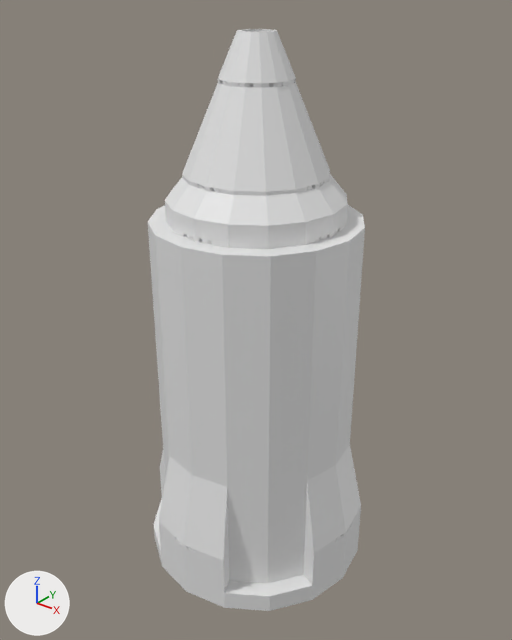
The FBX model Assets/05_Models/Props/LegoSharpener.fbx, before and after one commit.
Both versions are drawn from a 50 mm camera at (13.8, -6.7, 4.37) aimed at (9.05, -0.77, 0.69). The lights are fixed; the arrows at lower left show +X, +Y and +Z. Where no turn or scale is listed for an object, it has been applied to the vertices.

Before the edit, the objects in view are built like this:
```python
ob_bottomcircle_14x14 = bpy.data.objects.new('BottomCircle_14x14', me_cube_632)
ob_bottomcircle_14x14.location = (9.07, -0.78, -2.78)
ob_cylinderquarter_6x6 = bpy.data.objects.new('CylinderQuarter_6x6', me_cube_272)
ob_cylinderquarter_6x6.location = (9.07, -0.78, 1.38)
ob_cylinderquarter_6x6_003 = bpy.data.objects.new('CylinderQuarter_6x6.003', me_cube_201)
ob_cylinderquarter_6x6_003.location = (9.07, -0.78, 1.38)
ob_cylinderquarter_7x7 = bpy.data.objects.new('CylinderQuarter_7x7', me_cube_321)
ob_cylinderquarter_7x7.location = (9.07, -0.78, 0.9)
ob_cylinderquarter_7x7_001 = bpy.data.objects.new('CylinderQuarter_7x7.001', me_cube_120)
ob_cylinderquarter_7x7_001.location = (9.07, -0.78, 0.9)
ob_cylinderquarter_7x7_003 = bpy.data.objects.new('CylinderQuarter_7x7.003', me_cube_130)
ob_cylinderquarter_7x7_003.location = (9.07, -0.78, 0.9)
ob_cylinderthird_7x7 = bpy.data.objects.new('CylinderThird_7x7', me_cube_616)
ob_cylinderthird_7x7.location = (9.07, -0.78, -2.29)
ob_trigonalquarter_7x7_002 = bpy.data.objects.new('TrigonalQuarter_7x7.002', me_cube_196)
ob_trigonalquarter_7x7_002.location = (9.07, -0.78, -1.81)
ob_trigonalquarter_7x7_003 = bpy.data.objects.new('TrigonalQuarter_7x7.003', me_cube_197)
ob_trigonalquarter_7x7_003.location = (9.07, -0.78, -1.81)
# also in view: 'CylinderThird_7x7.001' at (8.37, -0.92, -2.03); 'TrigonalQuarter_4x4' at (9.47, -1.18, 2.93); 'TrigonalQuarter_7x7' at (9.77, -0.08, -1.31); 'Circle_6x6' at (9.07, -0.78, -0.79); 'TrigonalQuarter_2x2.002' at (9.27, -0.98, 3.63)
```
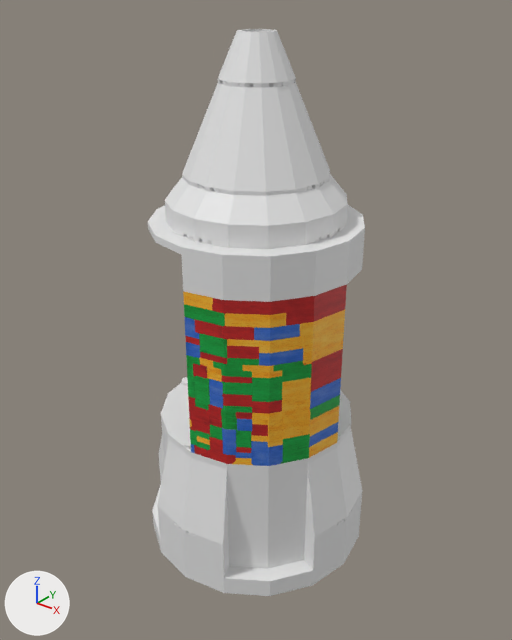
Boxes (x1, y1, x2, y2) around the edits, measured in the pictures (512 x 640 px):
'CylinderQuarter_7x7', moved: before (184, 292, 346, 484); after (183, 284, 347, 466)
'TrigonalQuarter_7x7.003', moved: before (184, 465, 346, 563); after (183, 448, 347, 547)
'BottomCircle_14x14', moved: before (153, 498, 359, 611); after (152, 485, 360, 596)
'CylinderQuarter_7x7.003', deleted: before (151, 271, 192, 469)
'TrigonalQuarter_7x7.002', moved: before (159, 435, 192, 547); after (158, 420, 191, 532)
'CylinderQuarter_7x7.001', deleted: before (336, 276, 362, 459)
'TrigonalQuarter_7x7', moved: before (336, 445, 361, 533); after (337, 429, 362, 518)
'CylinderQuarter_6x6.003', deleted: before (148, 230, 184, 299)
part 1 of me_cube_321, built on: before (184, 292, 346, 481); after (183, 284, 347, 464)
part 2 of me_cube_321, surface changed: (223, 304, 314, 466) in both
part 3 of me_cube_272, built on: before (182, 255, 347, 309); after (182, 255, 347, 302)
'Circle_6x6', unchanged, uncovered by the edit: before (162, 431, 350, 489); after (161, 377, 351, 472)

The change, as a diff of the scene's bpy script:
```diff
--- a/Assets/05_Models/Props/LegoSharpener.fbx.py
+++ b/Assets/05_Models/Props/LegoSharpener.fbx.py
@@ img_puzzle_b_jpg @@
+img_puzzle_b_jpg = load_image('Puzzle_B.jpg', '../../04_Images/Textures/Puzzle_B.jpg', 1024, 1024, 'sRGB')
@@ mat_lego @@
+mat_lego = principled_material('Lego')
+mat_lego.texture = img_puzzle_b_jpg
@@ me_cube_321 @@
 # used by ob_cylinderquarter_7x7; location = (9.07, -0.78, 0.9)
-me_cube_321.from_pydata(...)  # 88 vertices, 64 faces; spans x 0.0..1.2, y -1.2..0.0, z -1.67..0.53
+me_cube_321.from_pydata(...)  # 104 vertices, 80 faces; spans x 0.0..1.2, y -1.2..0.0, z -1.51..0.53
+# me_cube_321 part 1
+# 4 vertices are removed from x 0.0..1.2, y -1.2..0.0, z -1.67
+# 12 faces are deleted
+# 26 vertices in x 0.04..1.15, y -1.15..-0.04, z -1.67..-1.63 move by (0.0, 0.0, 0.16)
+# 12 vertices are added at x 0.0..1.2, y -1.2..0.0, z -1.51..-1.47
+# 8 new vertices lie (0.0, 0.0, 1.92) away from vertices in x 0.0..1.16, y -1.16..0.0, z -1.47
+# 28 new faces join them
+# me_cube_321 part 2: 26 kept faces spanning x 0.0..1.2, y -1.2..0.0, z -1.51..0.49 get new texture (UV) coordinates
+me_cube_321.materials.append(mat_lego)  # picture img_puzzle_b_jpg
@@ me_cube_272 @@
 # used by ob_cylinderquarter_6x6; location = (9.07, -0.78, 1.38)
-me_cube_272.from_pydata(...)  # 88 vertices, 64 faces; spans x 0.0..1.2, y -1.2..0.0, z 0.01..0.53
+me_cube_272.from_pydata(...)  # 104 vertices, 80 faces; spans x 0.0..1.2, y -1.2..0.0, z 0.09..0.53
+# me_cube_272 part 3
+# 4 vertices are removed from x 0.0..1.2, y -1.2..0.0, z 0.01
+# 12 faces are deleted
+# 26 vertices in x 0.04..1.151, y -1.151..-0.04, z 0.01..0.05 move by (0.0, 0.0, 0.08)
+# 12 vertices are added at x 0.0..1.2, y -1.2..0.0, z 0.09..0.13
+# 8 new vertices lie (0.0, 0.0, 0.32) away from vertices in x 0.0..1.16, y -1.16..0.0, z 0.13
+# 28 new faces join them
@@ ob_trigonalquarter_7x7_003 @@
 ob_trigonalquarter_7x7_003 = bpy.data.objects.new('TrigonalQuarter_7x7.003', me_cube_197)
-ob_trigonalquarter_7x7_003.location = (9.07, -0.78, -1.81)
+ob_trigonalquarter_7x7_003.location = (9.07, -0.78, -1.57)
@@ ob_bottomcircle_14x14 @@
 ob_bottomcircle_14x14 = bpy.data.objects.new('BottomCircle_14x14', me_cube_632)
-ob_bottomcircle_14x14.location = (9.07, -0.78, -2.78)
+ob_bottomcircle_14x14.location = (9.07, -0.78, -2.54)
@@ ob_trigonalquarter_7x7_002 @@
 ob_trigonalquarter_7x7_002 = bpy.data.objects.new('TrigonalQuarter_7x7.002', me_cube_196)
-ob_trigonalquarter_7x7_002.location = (9.07, -0.78, -1.81)
+ob_trigonalquarter_7x7_002.location = (9.07, -0.78, -1.57)
@@ ob_cylinderquarter_7x7_003 @@
-ob_cylinderquarter_7x7_003 = bpy.data.objects.new('CylinderQuarter_7x7.003', me_cube_130)
-ob_cylinderquarter_7x7_003.location = (9.07, -0.78, 0.9)
@@ ob_trigonalquarter_7x7 @@
 ob_trigonalquarter_7x7 = bpy.data.objects.new('TrigonalQuarter_7x7', me_cube_625)
-ob_trigonalquarter_7x7.location = (9.07, -0.78, -1.81)
+ob_trigonalquarter_7x7.location = (9.07, -0.78, -1.57)
@@ ob_cylinderquarter_7x7_001 @@
-ob_cylinderquarter_7x7_001 = bpy.data.objects.new('CylinderQuarter_7x7.001', me_cube_120)
-ob_cylinderquarter_7x7_001.location = (9.07, -0.78, 0.9)
@@ ob_cylinderquarter_7x7 @@
 ob_cylinderquarter_7x7 = bpy.data.objects.new('CylinderQuarter_7x7', me_cube_321)
-ob_cylinderquarter_7x7.location = (9.07, -0.78, 0.9)
+ob_cylinderquarter_7x7.location = (9.07, -0.78, 0.98)
@@ ob_cylinderquarter_6x6_003 @@
-ob_cylinderquarter_6x6_003 = bpy.data.objects.new('CylinderQuarter_6x6.003', me_cube_201)
-ob_cylinderquarter_6x6_003.location = (9.07, -0.78, 1.38)
```
